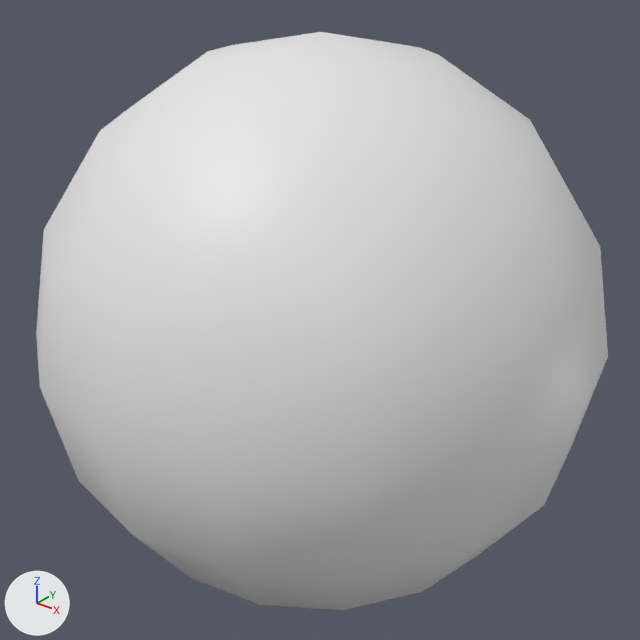
The FBX model Data/Meshes/Sphere/sphere.fbx, before and after one commit.
The view is the same before and after, from a camera (50 mm lens) standing at (0.903, -1.129, 0.7) and looking at (0.0, 0.0, 0.0). The axes (+X, +Y, +Z) are drawn at lower left. The lights are the same throughout. Where no turn or scale is listed for an object, it has been applied to the vertices.
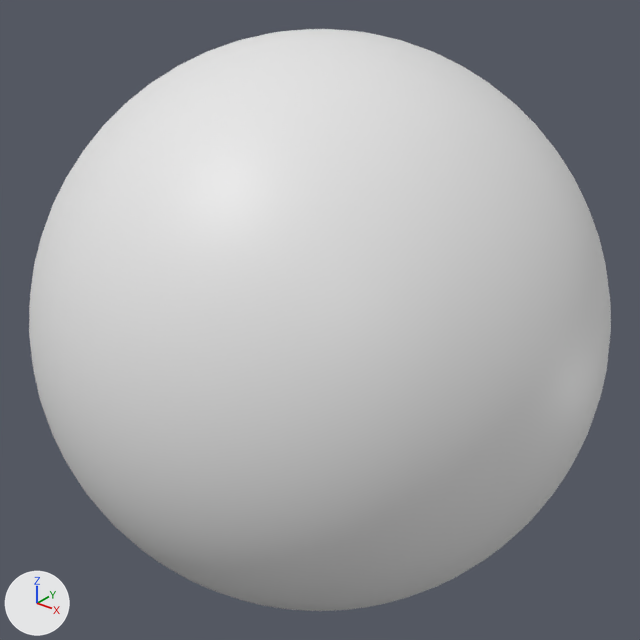
Location of each change, (x1, y1, x2, y2) in pixels of the pictures (640 x 640 px):
'Sphere', reshaped: before (36, 32, 608, 610); after (29, 29, 611, 611)
part 1 of me_sphere, added: after (29, 29, 611, 611)

What the commit changed:
me_sphere is used by ob_sphere; location (0.0, 0.0, 0.0).
me_sphere had 114 vertices, 128 faces and spanned x -0.5..0.5, y -0.5..0.5, z -0.5..0.5.
me_sphere now has 1986 vertices, 2048 faces and spans x -0.5..0.5, y -0.5..0.5, z -0.5..0.5.
me_sphere part 1: 1872 vertices added at x -0.498..0.498, y -0.498..0.498, z -0.498..0.498.
me_sphere part 2: the surface is now shaded flat.
